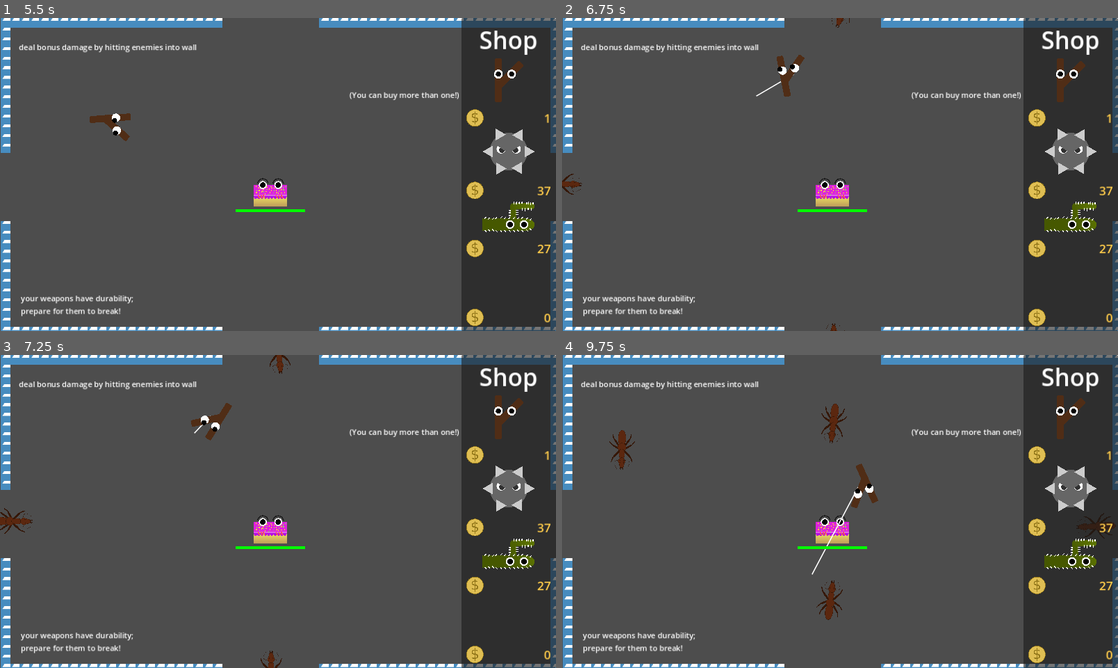
Above: before the commit, frames 1-4 (two rows, left to right).
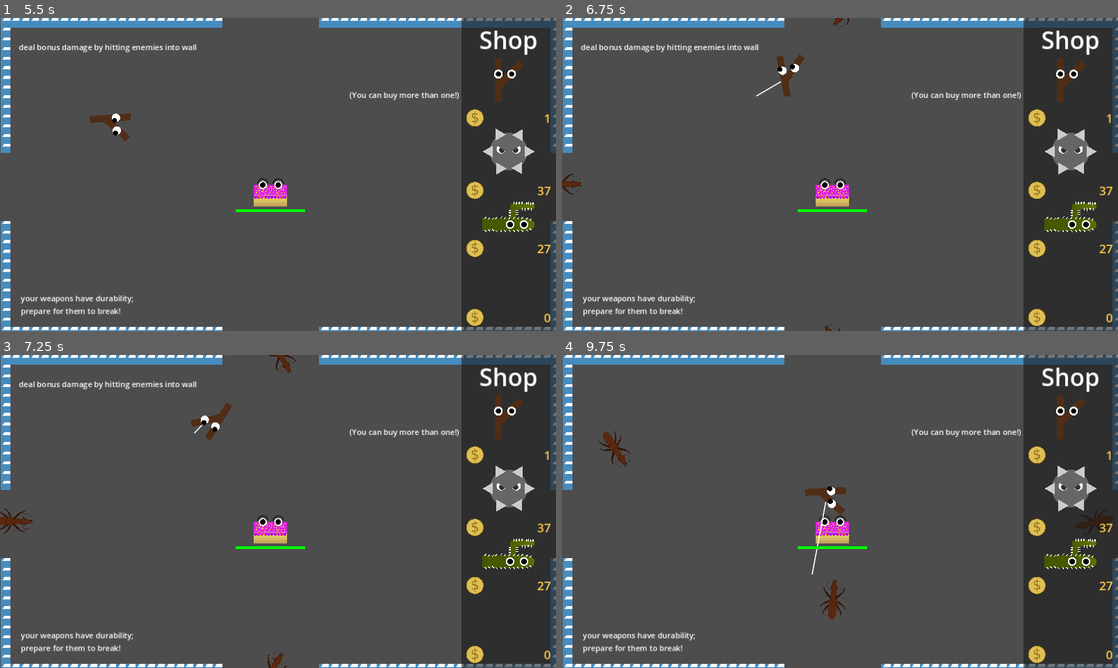
Above: after the commit, the same moments.

Repository: RainbowAsteroids/happy-birthday-bash
Game: Godot game, scene res://Menus/main_menu.tscn
The game is run twice, just before and just after one commit, with the same random seed, the same clock (stepped at 60 frames per second) and the same inputs. The engine's default icon, where the game draws it, is replaced by a stand-in: a white triangle on a blue panel in a dark square.
Inputs (mouse positions are in pixels of both pictures, inside the frame that each line leads up to):
- Up to frame 1 (5.5 s): click "PLAY" at 0.5 s; tap Enter (ui_accept) at 1.25, 1.52, 2, 2.27, 2.75, 3.5, 3.77, 4.25, 4.52, 5, 5.27 s; move the mouse to (505, 89) at 1.27 s; click (505, 89) at 1.42 s; move the mouse to (505, 155) at 2.02 s; click (505, 155) at 2.17 s; move the mouse to (505, 227) at 2.77 s; click (505, 227) at 2.92 s; move the mouse to (505, 227) at 3.52 s; click (505, 227) at 3.67 s; move the mouse to (505, 227) at 4.27 s; click (505, 227) at 4.42 s; move the mouse to (111, 127) at 5.02 s; click (111, 127) at 5.17 s
- Up to frame 2 (6.75 s): move the mouse to (867, 174) at 5.77 s; click (867, 174) at 5.92 s; move the mouse to (756, 96) at 6.52 s; click (756, 96) at 6.67 s
- Up to frame 3 (7.25 s): tap Enter (ui_accept) at 6.77 s
- Up to frame 4 (9.75 s): move the mouse to (962, 495) at 7.27 s; click (962, 495) at 7.42 s; tap Enter (ui_accept) at 7.52, 8.27 s; move the mouse to (728, 527) at 8.02 s; click (728, 527) at 8.17 s; move the mouse to (895, 442) at 8.77 s; click (895, 442) at 8.92 s; move the mouse to (812, 574) at 9.52 s; click (812, 574) at 9.67 s

Frame 1 is identical in both runs. In frame 2, less than 0.1% of the frame differs, in the area x 0-52%, y 0-100%; in frame 3, 0.3%; in frame 4, 1.9%, in the area x 3-100%, y 8-85%.

Commit message:
cleaned up Enemy._physics_process

Diff:
--- a/Enemy/enemy.gd
+++ b/Enemy/enemy.gd
@@ -7,10 +7,8 @@
 
 @export var max_speed := 50.0
 @export var acceleration := 15.0
-@export var max_angular_velocity := 500.0
 @export var torque := 5000.0
 
-@export var correction_torque := 5000.0
 @export var flick := 2.0
 @export var yank := 500.0
 
@@ -43,29 +41,14 @@
 	if sign(angle) != sign(angular_velocity):
 		flick = 3.0
 
-	#print(sign(angle) * sign(angular_velocity))
-
-	var angle_accuracy = (2 - abs(abs(angle) - abs(rotation)) / PI) * flick
-
-	var desired_direction = Vector2.RIGHT.rotated(angle)
-	var f_hat = Vector2.RIGHT.rotated(rotation)
-
-	var mul = (-(f_hat.dot(desired_direction) - 1) + 1) * flick
+	# abs(angle) / PI will be 1 if the angle is maximally inaccurate and 0 if maximally accurate
+	var angle_accuracy = (1 + abs(angle) / PI) * flick
 
 	apply_torque(sign(angle) * torque * angle_accuracy)
-	#apply_central_force(Vector2.RIGHT.rotated(rotation) * acceleration * initial_mass)
 
+	# always move in the direction we are rotated
+	var f_hat = Vector2.RIGHT.rotated(rotation)
 	apply_central_force(f_hat * acceleration * initial_mass)
-	#apply_central_force(f_hat * acceleration * initial_mass)
-
-	if abs(angular_velocity) > max_angular_velocity:
-		var delta_av = max_angular_velocity - abs(angular_velocity)
-		apply_torque(correction_torque * -sign(angular_velocity))
-
-	#velocity += goal * acceleration * delta
-	#velocity = velocity.limit_length(max_speed)
-	#move_and_slide()
-
 
 func create_gold():
 	var gold = gold_scene.instantiate()
--- a/Enemy/enemy.tscn
+++ b/Enemy/enemy.tscn
@@ -17,7 +17,7 @@
 linear_damp = 1.0
 script = ExtResource("1_01oix")
 acceleration = 75.0
-max_angular_velocity = 5000.0
+torque = 4500.0
 flick = 1.0
 yank = 1.0
 sprite = NodePath("Sprites")
--- a/project.godot
+++ b/project.godot
@@ -45,6 +45,7 @@
 
 [physics]
 
+2d/run_on_separate_thread=true
 2d/default_gravity_vector=Vector2(0, 0)
 
 [rendering]
